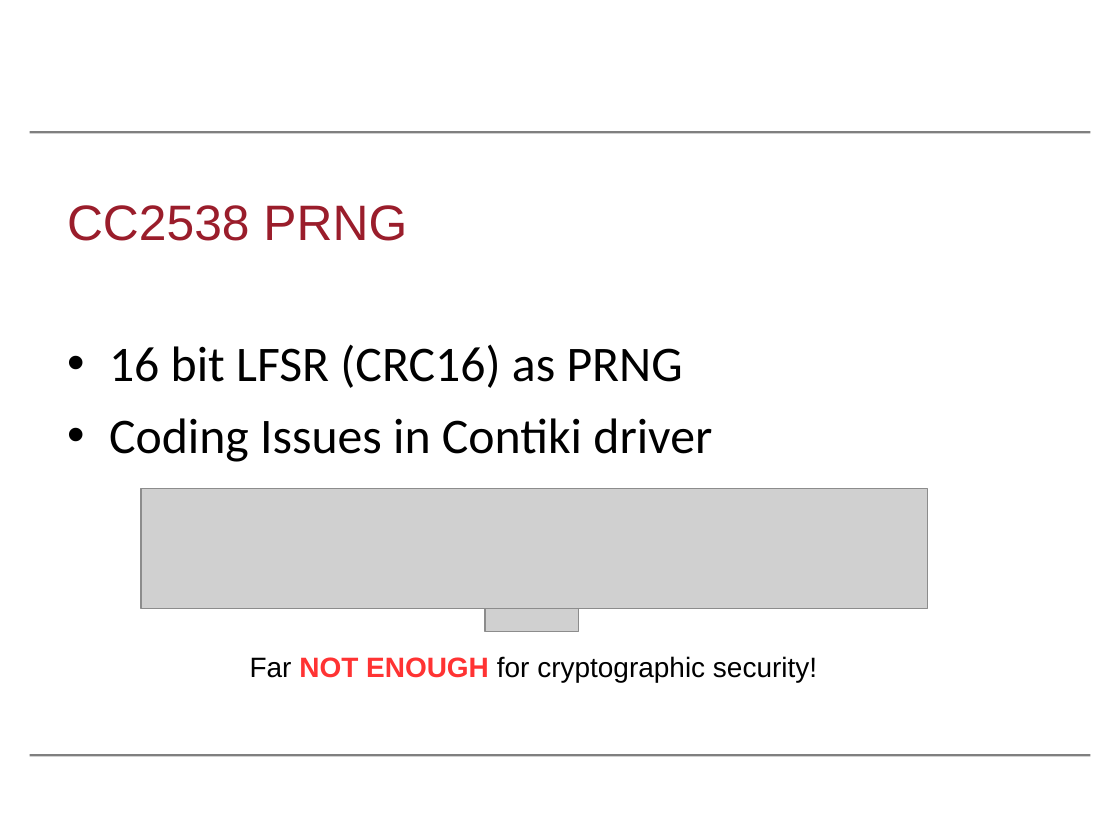
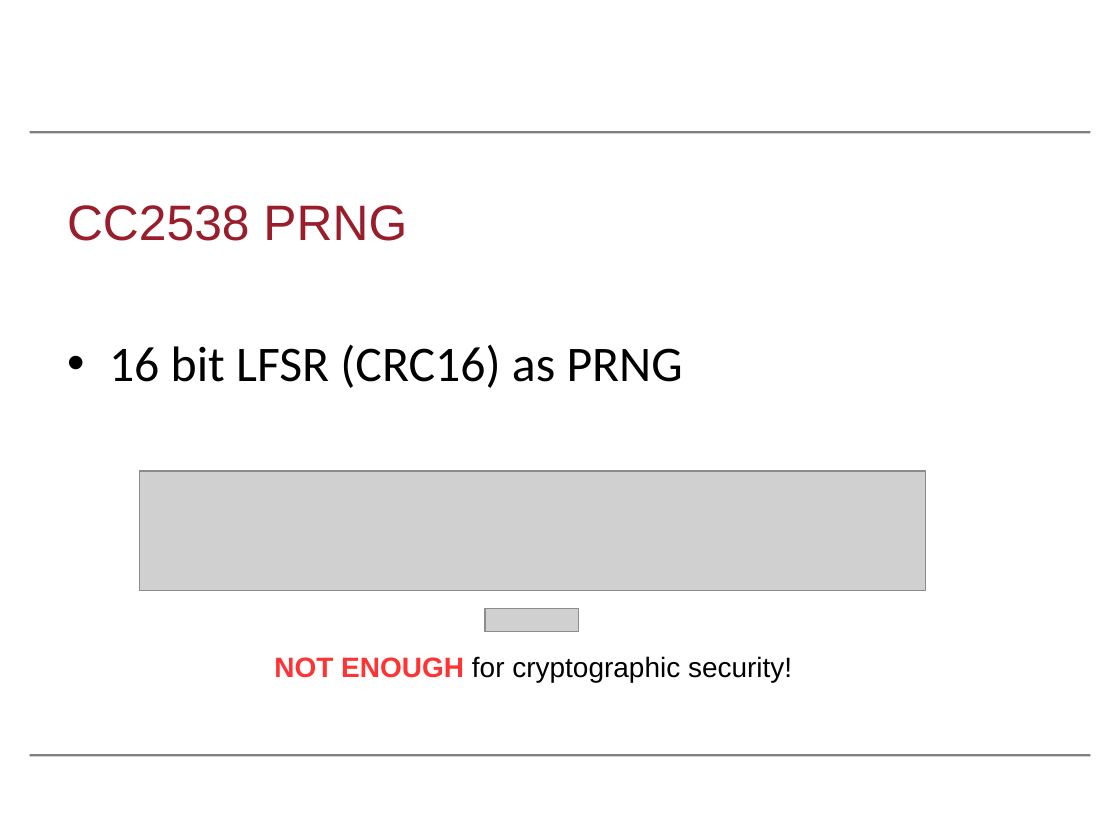
Before and after one commit to Salties/MI-Side-Channel-DTLS, a slide deck: slide 6 of Writings/Cryptographic_Randomness_On_A_CC2538/slides/wifs2016.odp. Drawn at 1120x840 pixels with LibreOffice and Linux fonts; fonts in the diff are those of the drawing; grey boxes stand for pictures; background and template pictures are left out. Boxes give left, top, right and bottom in pixels: in the first picture for what was removed or moved away, otherwise in the second. Text is boxed around its words. In the diff, an @@ line names an element or a change of style, - is before the commit and + after.

```diff
--- a/Writings/Cryptographic_Randomness_On_A_CC2538/slides/wifs2016.odp
+++ b/Writings/Cryptographic_Randomness_On_A_CC2538/slides/wifs2016.odp
@@ text at (109,418,712,462): paragraph removed @@
-• Coding Issues in Contiki driver
@@ picture: place and size @@
-picture at (141,488,927,608)
+picture at (140,472,926,591)
@@ text at (274,656,792,682): text changed @@
-Far NOT ENOUGH for cryptographic security!
+NOT ENOUGH for cryptographic security!
```
Also in this commit, not shown: 5 other slides changed, 1 slide added, 1 slide removed, 1 other file.
